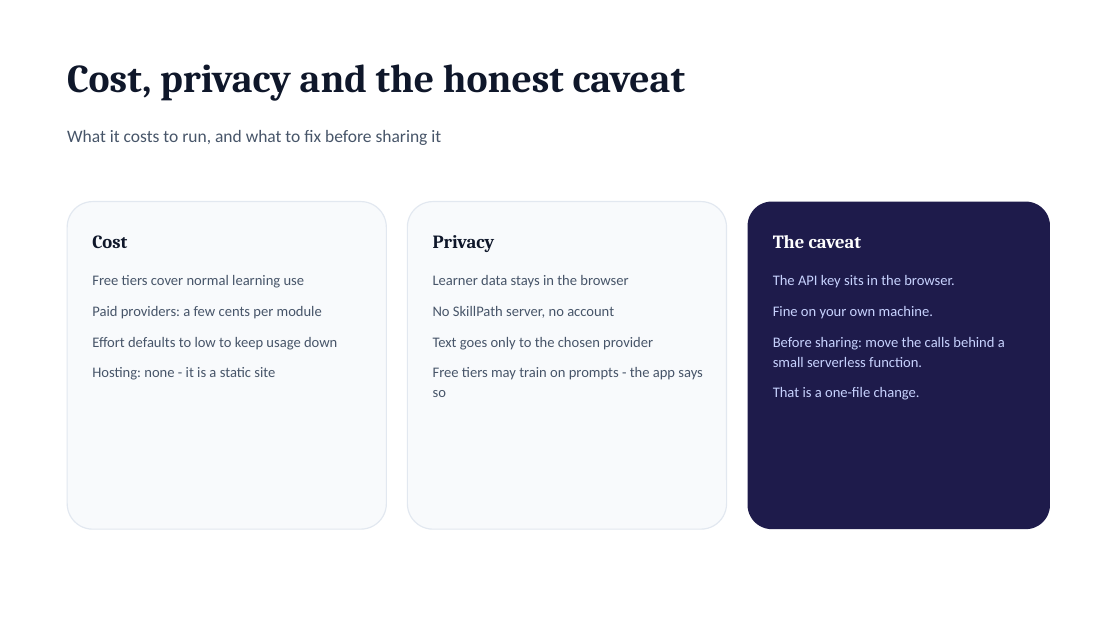
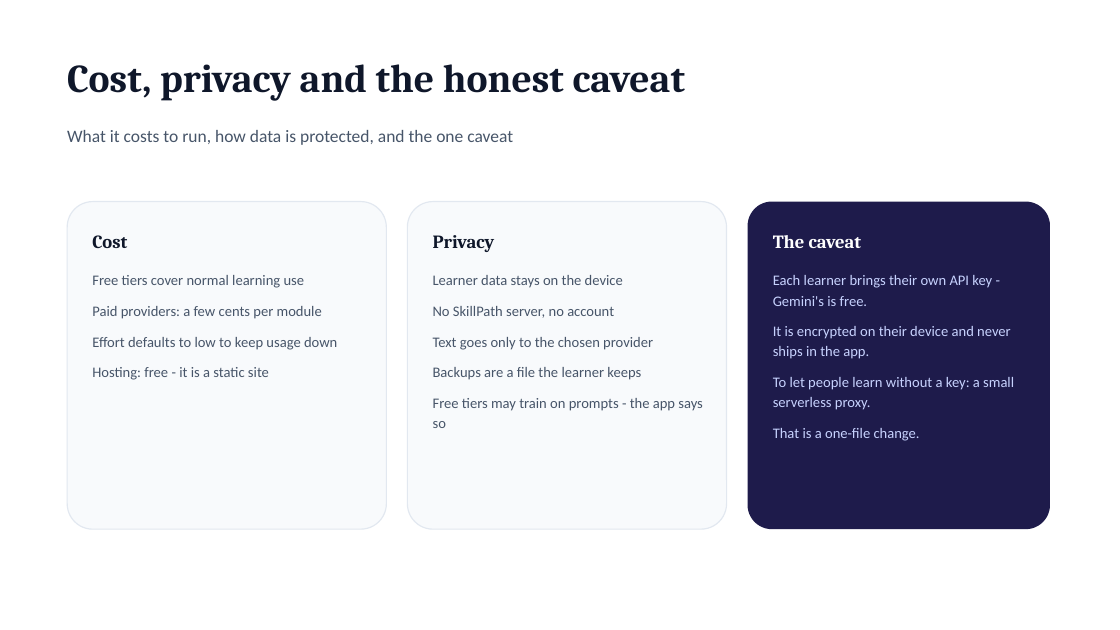
Before and after one commit to sohelPathanHarbinger/skill_path, a slide deck: slide 15 of docs/SkillPath-Presentation.pptx (slide 14 before the commit). Drawn at 1120x630 pixels with LibreOffice and Linux fonts; fonts in the diff are those of the drawing. Boxes give left, top, right and bottom in pixels: in the first picture for what was removed or moved away, otherwise in the second. Text is boxed around its words. In the diff, an @@ line names an element or a change of style, - is before the commit and + after.

Commit message:
feat: add PWA support with install prompt and offline capabilities
- Implemented AppMenu component for navigation and settings
- Added AppStatus component to display online/offline status and update notices
- Created BackupPanel for downloading and restoring user data
- Developed InfoPages for About, How to Use, and Disclaimer sections
- Introduced hooks for handling install prompts and online status
- Added app information module for versioning and developer details
- Implemented backup and restore functionality for user tracks
- Secured API keys with encryption for enhanced privacy

```diff
--- a/docs/SkillPath-Presentation.pptx
+++ b/docs/SkillPath-Presentation.pptx
@@ text at box(67, 130, 513, 145): text changed @@
-What it costs to run, and what to fix before sharing it
+What it costs to run, how data is protected, and the one caveat
@@ text at box(433, 275, 623, 288): text changed @@
-Learner data stays in the browser
+Learner data stays on the device
@@ text at box(773, 275, 1014, 410): text changed @@
-The API key sits in the browser.
-Fine on your own machine.
-Before sharing: move the calls behind a small serverless function.
+Each learner brings their own API key - Gemini's is free.
+It is encrypted on their device and never ships in the app.
+To let people learn without a key: a small serverless proxy.
@@ text at box(92, 367, 269, 380): text changed @@
-Hosting: none - it is a static site
+Hosting: free - it is a static site
@@ text at box(433, 367, 641, 380): paragraph added @@
+Backups are a file the learner keeps
```
Also in this commit, not shown: 7 other slides changed, 1 slide added, 39 other files.
